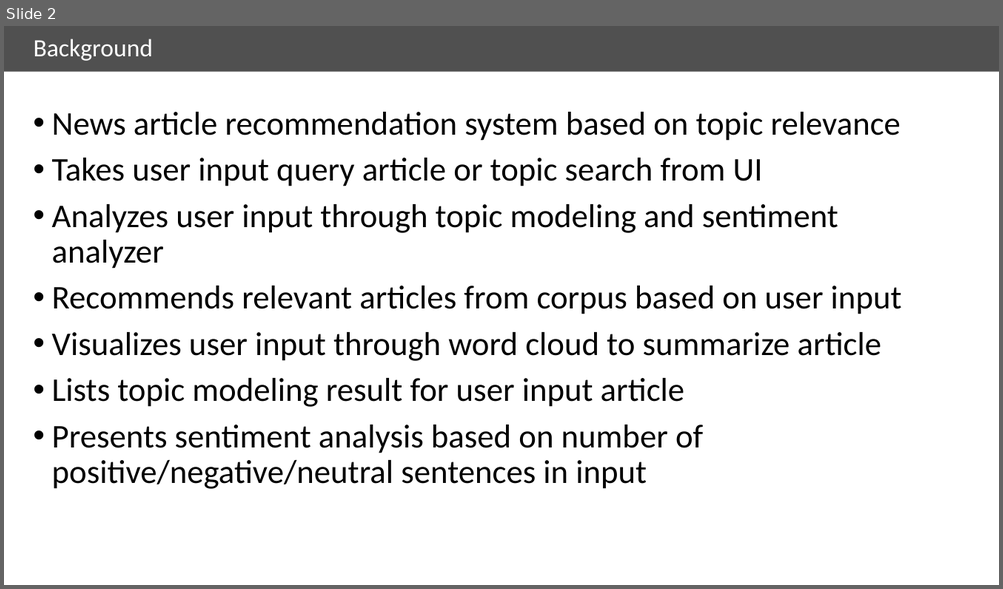
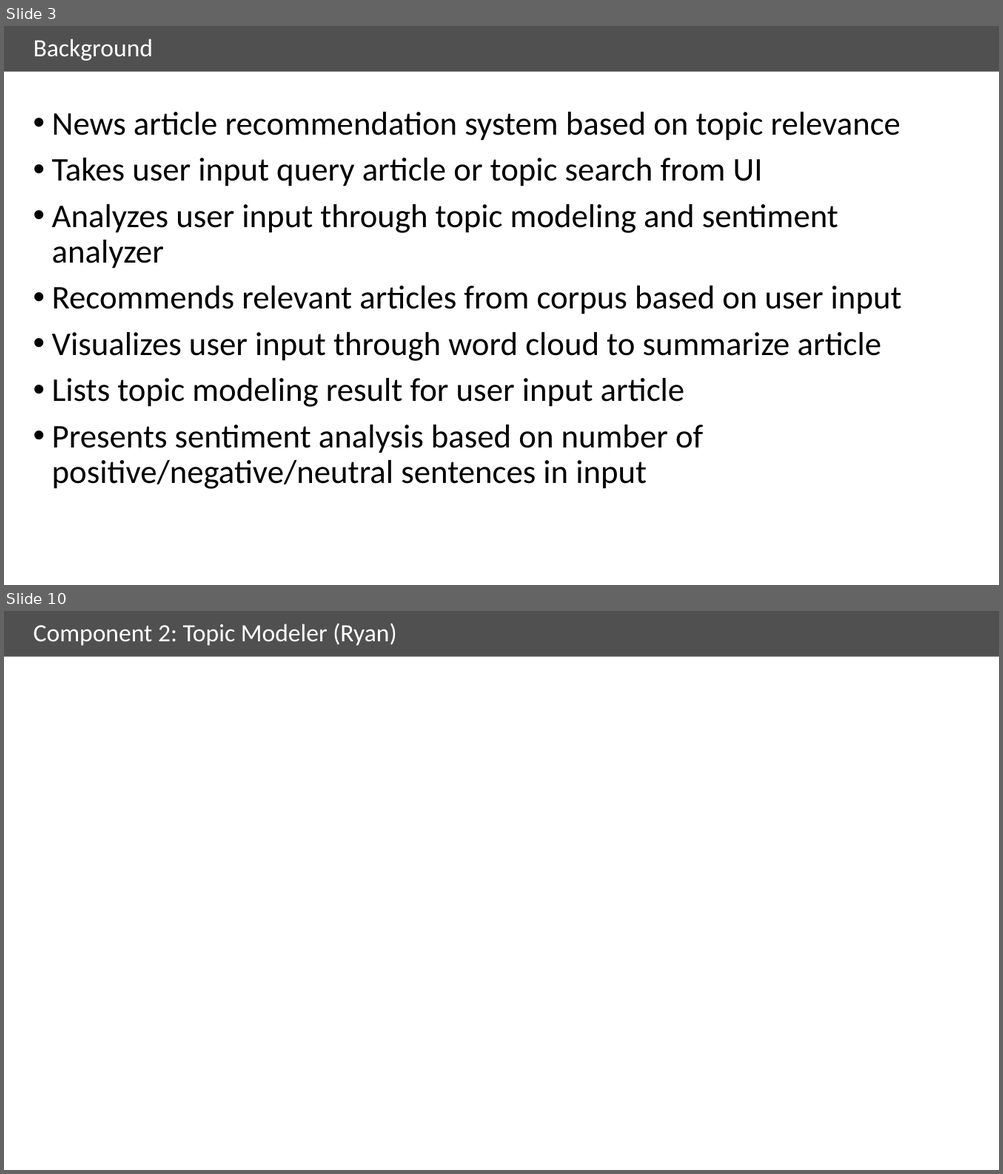
Before and after one commit to ryanbae89/news_analyzer, a slide deck: doc/Final_presentation_v1.pptx. Shown one above the other, each under a label of ours: slide 2 before the commit, slides 3 and 10 after it; the slides between them are not shown. The pictures are 1003x589 and 1003x1174 pixels, drawn with LibreOffice and Linux fonts; fonts in the diff are those of the drawing. Boxes give left, top, right and bottom in pixels: in the first picture for what was removed or moved away, otherwise in the second. Text is boxed around its words. In the diff, an @@ line names an element or a change of style, - is before the commit and + after.

```diff
--- a/doc/Final_presentation_v1.pptx
+++ b/doc/Final_presentation_v1.pptx
@@ slide 10 added at (x1=4, y1=611, x2=999, y2=1170), background #FFFFFF; not listed: 1 template element that a slide beside it also shows @@
@@ title added at (x1=34, y1=623, x2=397, y2=646), 24 pt, text #FFFFFF @@
+Component 2: Topic Modeler (Ryan)
@@ what was slide 2 is now slide 3 @@
```
Also in this commit, not shown: 4 slides changed, 10 other slides added, 3 slides removed, 6 other files.
